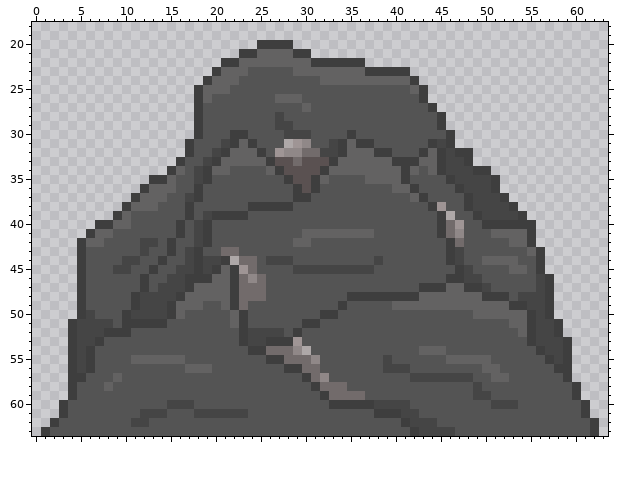
File history of a pixel-art sprite, Assets/Sprites/ironOreWorldSprite.png. Above, as it was before the edit.
The file is 64x64 pixels. Shown: x 0..63, y 18..63.
The same view after the edit:
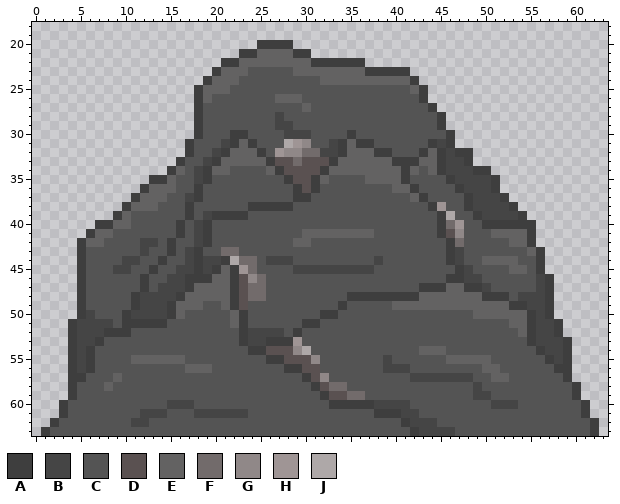
Palette (. is transparent): A #3e3e3e  B #454545  C #545454  D #5a5151  E #636262  F #726b6b  G #908888  H #9f9595  J #aea8a8
Message: General Store labelling + Iron World Sprite updated
Difference:
y 41: x 46 F -> D
y 46..49: x 23 F -> D
y 54: x 26..28 FFF -> DDD
y 55: x 28..30 FFF -> DDD
y 56: x 30..31 FF -> DD
y 57: x 31 F -> D
y 58: x 32 F -> D
y 59: x 33..34 FF -> DD
Changed places in both pictures, as pixel boxes (x1, y1, x2, y2):
changed: (446, 229, 455, 238)
changed: (239, 274, 248, 310)
changed: (266, 346, 347, 400)
